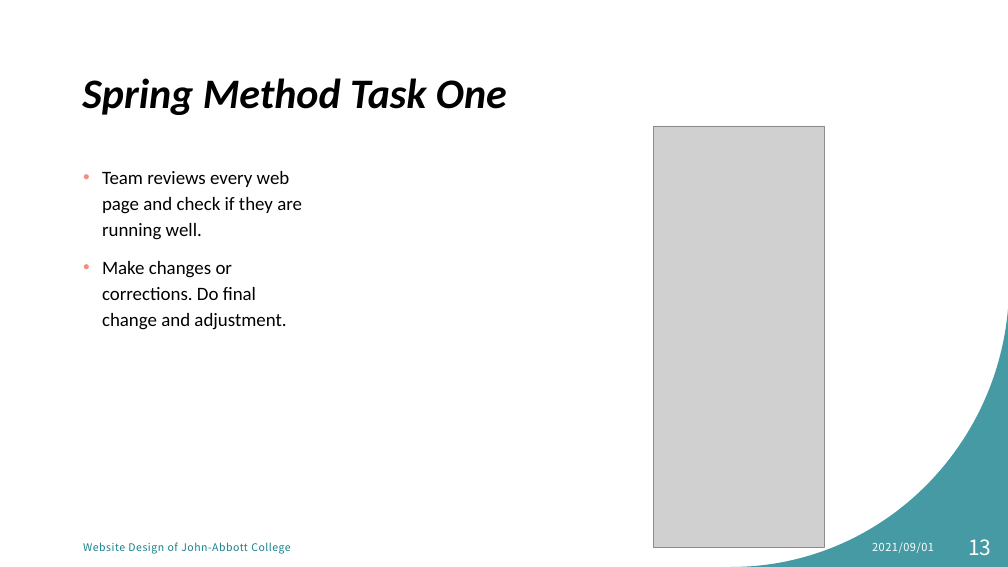
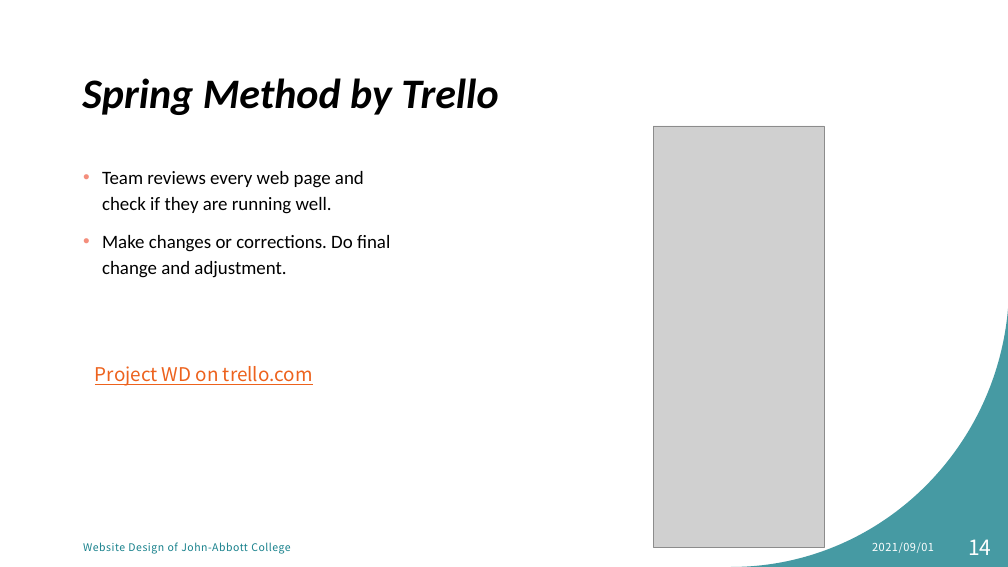
Before and after one commit to MikentGuo/Project_Tour, a slide deck: slide 14 of docs/Website Design for tourist attraction.pptx (slide 13 before the commit). Drawn at 1008x567 pixels with LibreOffice and Linux fonts; fonts in the diff are those of the drawing; grey boxes stand for pictures. Boxes give left, top, right and bottom in pixels: in the first picture for what was removed or moved away, otherwise in the second. Text is boxed around its words. In the diff, an @@ line names an element or a change of style, - is before the commit and + after.

```diff
--- a/docs/Website Design for tourist attraction.pptx
+++ b/docs/Website Design for tourist attraction.pptx
@@ title at <box>82,78,498,115</box>: text changed @@
-Spring Method Task One
+Spring Method by Trello
@@ text "Team reviews every web page ..." rewrapped from <box>102,171,302,330</box> to <box>102,171,390,278</box> @@
@@ text added at <box>95,366,313,386</box>, 18 pt, text #ED621D, underline @@
+Project WD on trello.com
@@ page number at <box>968,539,991,555</box>: text changed @@
-13
+14
```
Also in this commit, not shown: 1 other slide changed, 1 slide added.
